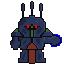
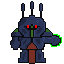
Layer changes from the first 64px x 64px image to the second:
painted on "Layer 4" over 50, 34, 62, 47
